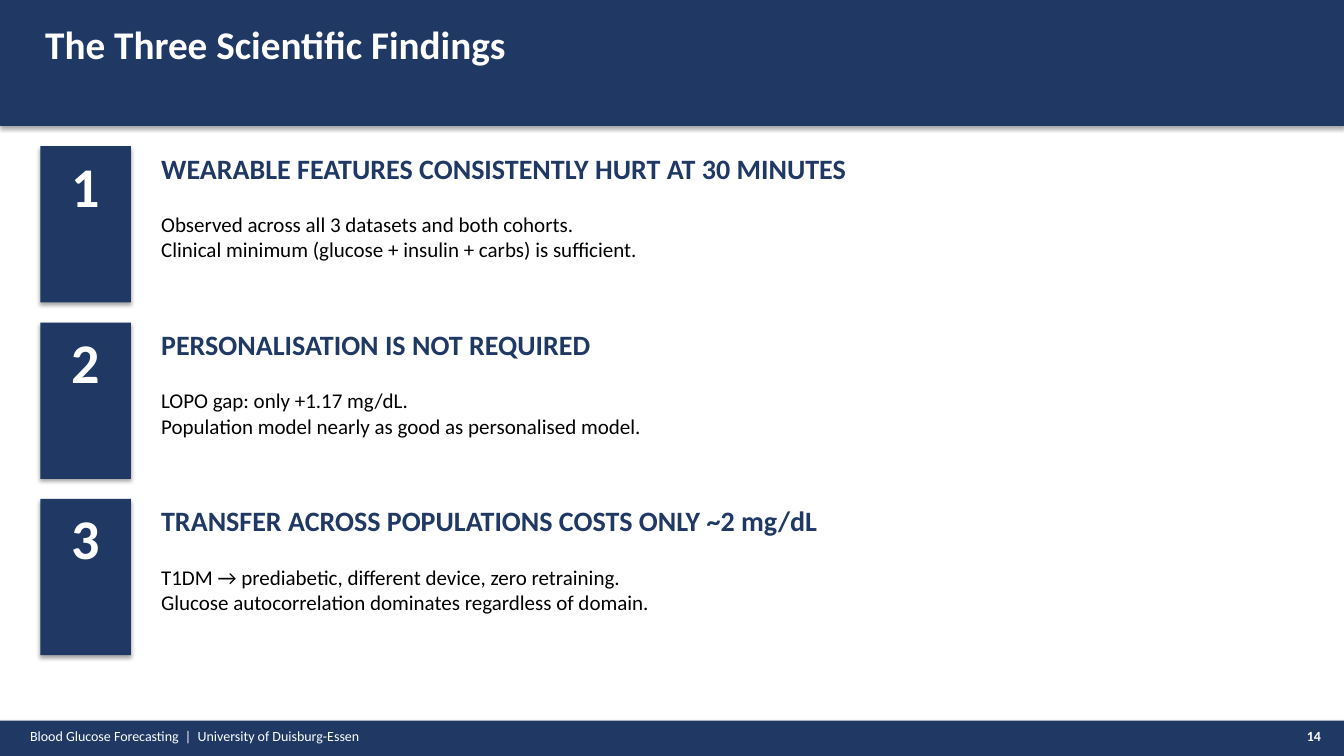
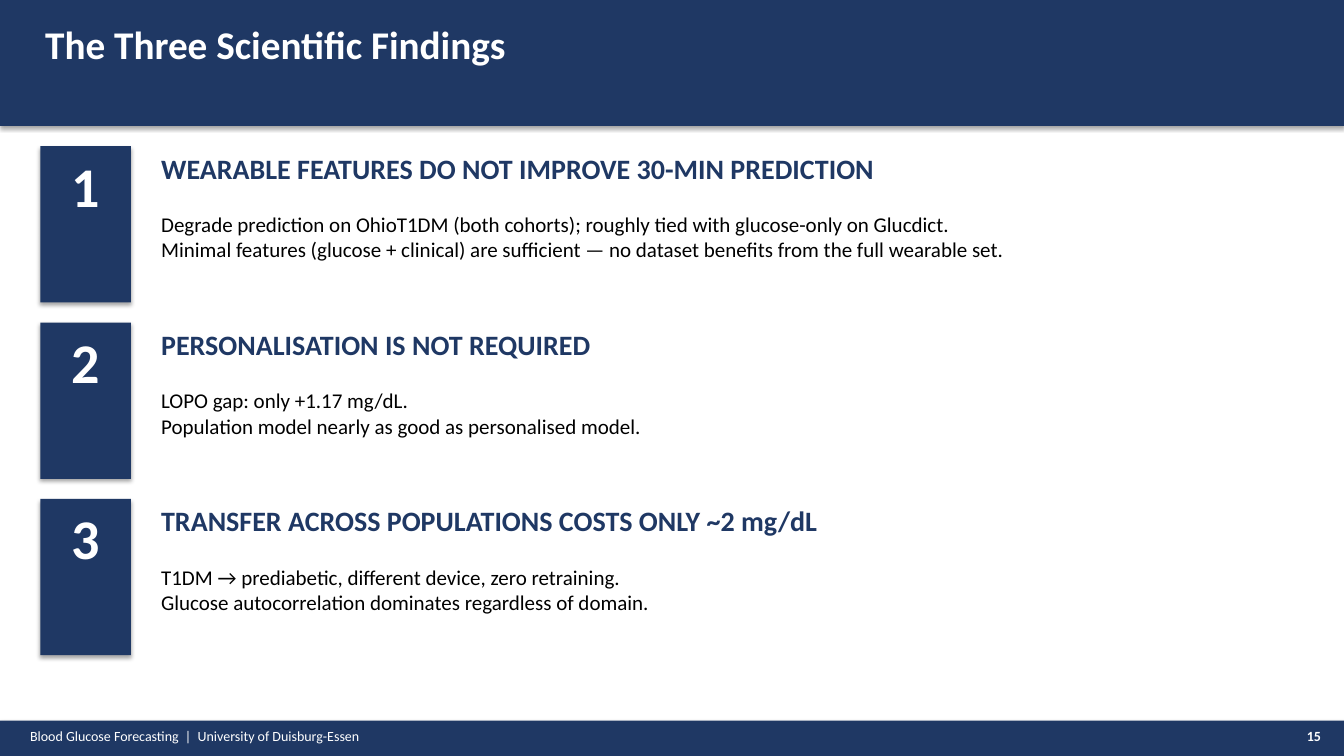
Before and after one commit to Abeeryanek/prediction-of-glucose-levels-in-type1-Diabetes, a slide deck: slide 15 of PRESENTATION_FINAL.pptx (slide 14 before the commit). Drawn at 1344x756 pixels with LibreOffice and Linux fonts; fonts in the diff are those of the drawing. Boxes give left, top, right and bottom in pixels: in the first picture for what was removed or moved away, otherwise in the second. Text is boxed around its words. In the diff, an @@ line names an element or a change of style, - is before the commit and + after.

```diff
--- a/PRESENTATION_FINAL.pptx
+++ b/PRESENTATION_FINAL.pptx
@@ text at <box>161,160,873,179</box>: text changed @@
-WEARABLE FEATURES CONSISTENTLY HURT AT 30 MINUTES
+WEARABLE FEATURES DO NOT IMPROVE 30-MIN PREDICTION
@@ text at <box>161,217,1003,261</box>: text changed @@
-Observed across all 3 datasets and both cohorts.
-Clinical minimum (glucose + insulin + carbs) is sufficient.
+Degrade prediction on OhioT1DM (both cohorts); roughly tied with glucose-only on Glucdict.
+Minimal features (glucose + clinical) are sufficient — no dataset benefits from the full wearable set.
@@ text at <box>1307,732,1321,741</box>: text changed @@
-14
+15
```
Also in this commit, not shown: 10 other slides changed, 2 slides added, 1 slide removed, 4 other files.
